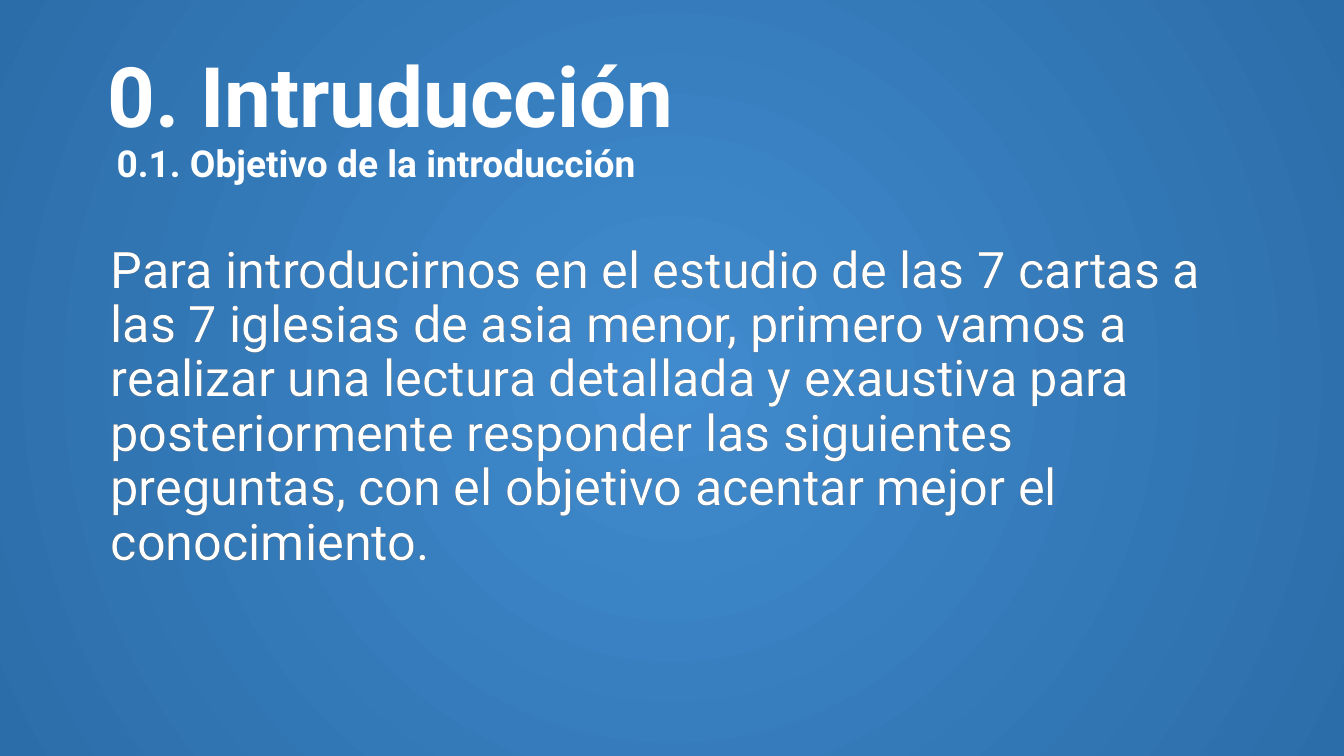
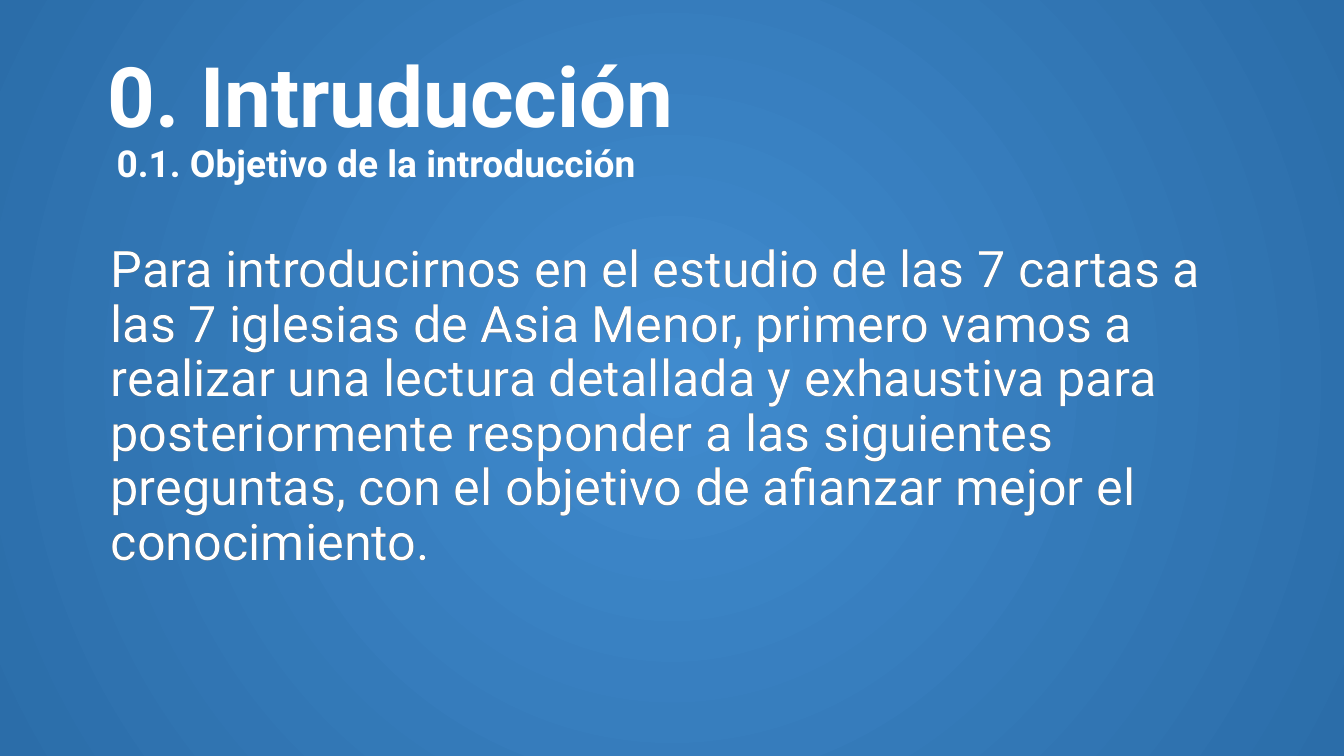
Before and after one commit to CreyTuning/documents, a slide deck: slide 4 of slideshow/Apocalipsis/3. Capitulo 2-3.pptm. Drawn at 1344x756 pixels with LibreOffice and Linux fonts; fonts in the diff are those of the drawing. Boxes give left, top, right and bottom in pixels: in the first picture for what was removed or moved away, otherwise in the second. Text is boxed around its words. In the diff, an @@ line names an element or a change of style, - is before the commit and + after.

```diff
--- a/slideshow/Apocalipsis/3. Capitulo 2-3.pptm
+++ b/slideshow/Apocalipsis/3. Capitulo 2-3.pptm
@@ text at <box>111,249,1200,561</box>: text changed @@
-Para introducirnos en el estudio de las 7 cartas a las 7 iglesias de asia menor, primero vamos a realizar una lectura detallada y exaustiva para posteriormente responder las siguientes preguntas, con el objetivo acentar mejor el conocimiento.
+Para introducirnos en el estudio de las 7 cartas a las 7 iglesias de Asia Menor, primero vamos a realizar una lectura detallada y exhaustiva para posteriormente responder a las siguientes preguntas, con el objetivo de afianzar mejor el conocimiento.
```
Also in this commit, not shown: 1 other slide changed, 48 slides added, 1 slide removed, 2 other files.
